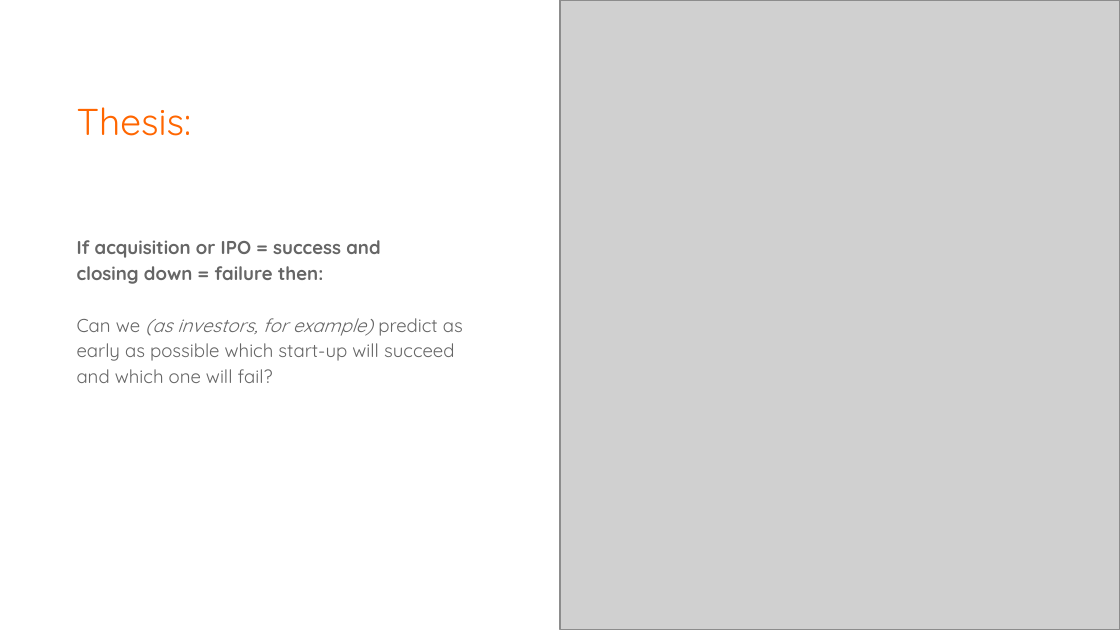
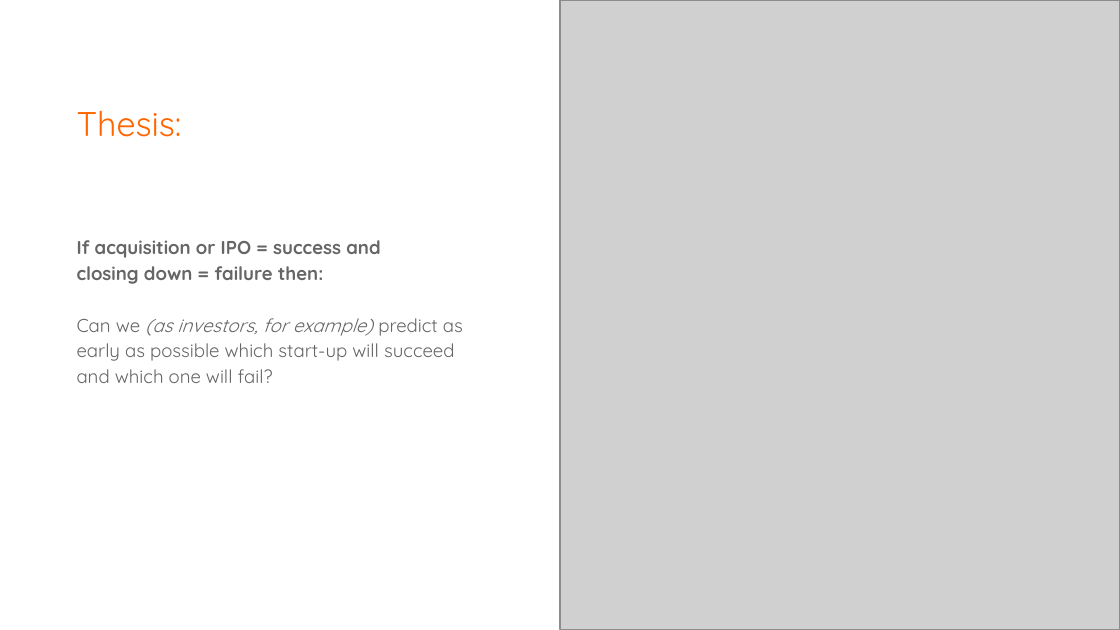
Before and after one commit to LVdatahub/Capstone-project----DS-Intensive-Springboard, a slide deck: slide 4 of Capstone_slide_deck.pptx. Drawn at 1120x630 pixels with LibreOffice and Linux fonts; fonts in the diff are those of the drawing; grey boxes stand for pictures; background and template pictures are left out. Boxes give left, top, right and bottom in pixels: in the first picture for what was removed or moved away, otherwise in the second. Text is boxed around its words. In the diff, an @@ line names an element or a change of style, - is before the commit and + after.

```diff
--- a/Capstone_slide_deck.pptx
+++ b/Capstone_slide_deck.pptx
@@ title "Thesis:" at (x1=77, y1=110, x2=182, y2=137): size 24 to 22 pt @@
```
Also in this commit, not shown: 13 other slides changed, 3 other files.
